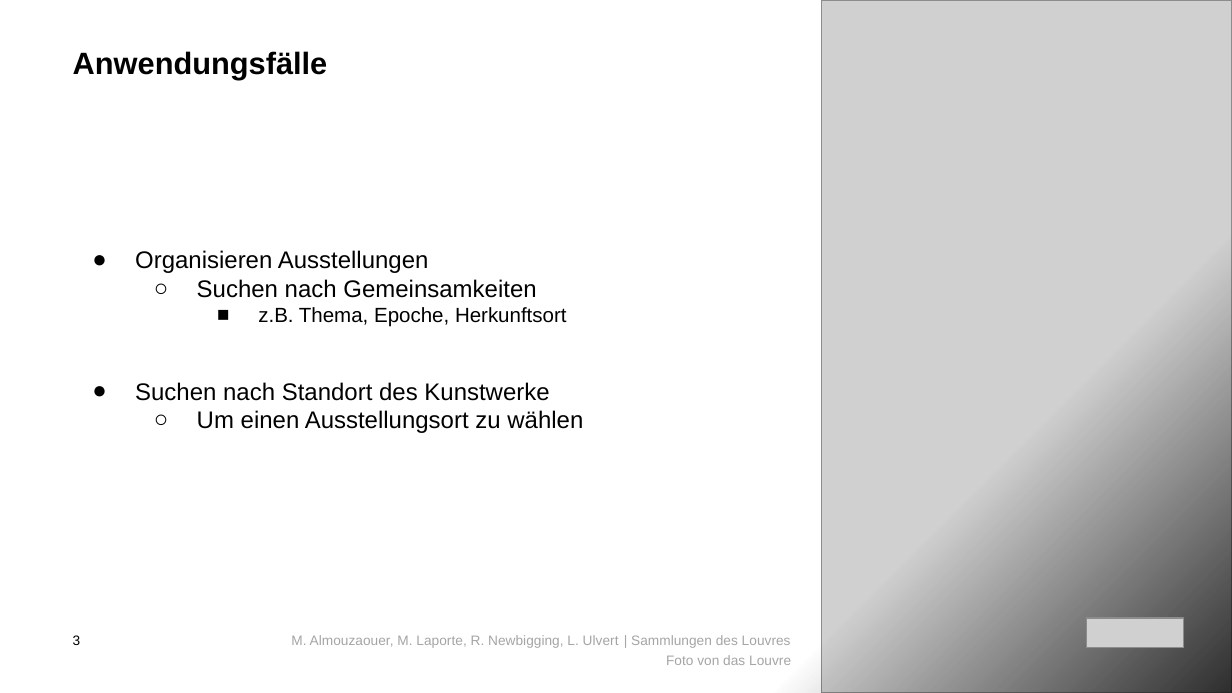
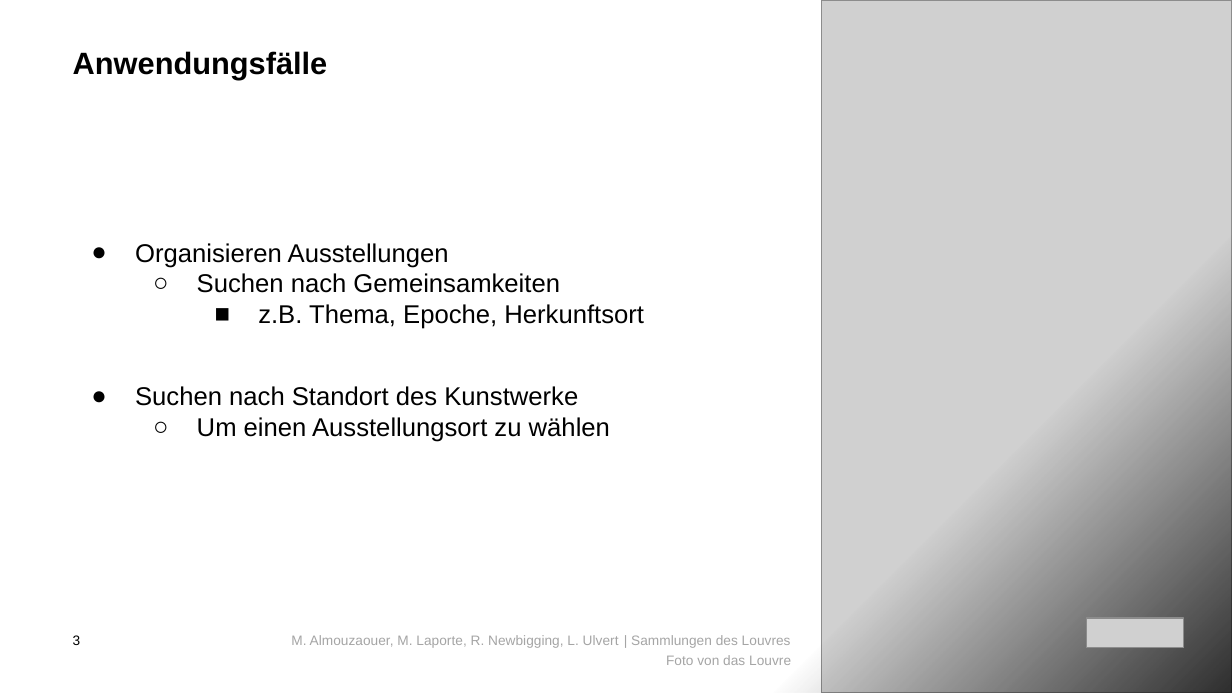
Before and after one commit to Mo123D/Louvre, a slide deck: slide 3 of Pitch_G6_Louvre.pptx. Drawn at 1232x693 pixels with LibreOffice and Linux fonts; fonts in the diff are those of the drawing; grey boxes stand for pictures; background and template pictures are left out. Boxes give left, top, right and bottom in pixels: in the first picture for what was removed or moved away, otherwise in the second. Text is boxed around its words. In the diff, an @@ line names an element or a change of style, - is before the commit and + after.

```diff
--- a/Pitch_G6_Louvre.pptx
+++ b/Pitch_G6_Louvre.pptx
@@ text "Organisieren Ausstellungen" at [135, 243, 644, 442]: size 14 to 15 pt in "Organisieren Ausstellungen", "Suchen nach Gemeinsamkeiten", "Suchen nach Standort des Kunstwerke", "Um einen Ausstellungsort zu wählen"; size 12 to 15 pt in "z.B. Thema, Epoche, Herkunftsort"; indent changed @@
```
Also in this commit, not shown: 2 other slides changed.
